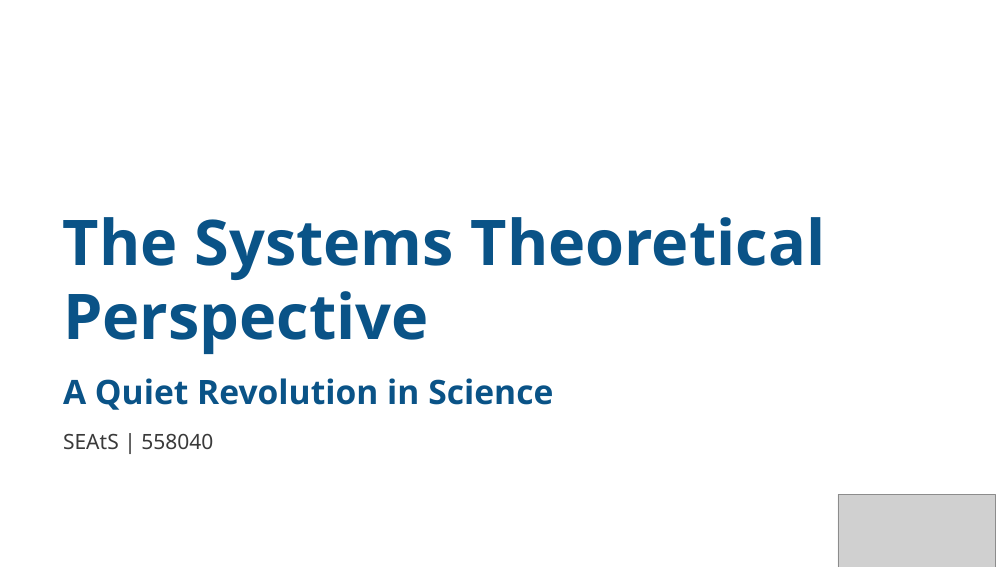
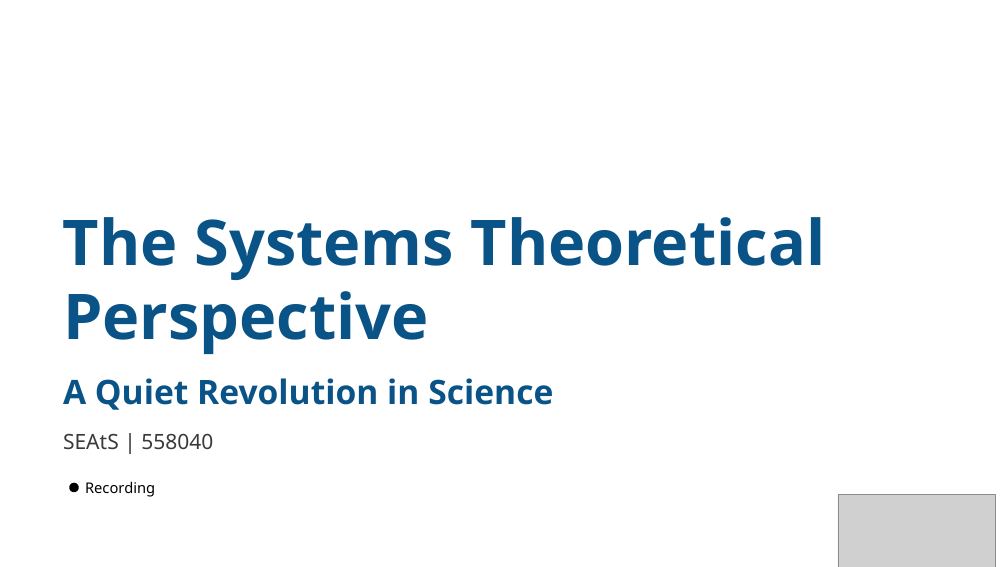
Before and after one commit to Dr-AlHashimy/Module_AICE2005_2627, a slide deck: slide 1 of html/COMP-_L1.3_Lecture.pptx. Drawn at 1008x567 pixels with LibreOffice and Linux fonts; fonts in the diff are those of the drawing; grey boxes stand for pictures. Boxes give left, top, right and bottom in pixels: in the first picture for what was removed or moved away, otherwise in the second. Text is boxed around its words. In the diff, an @@ line names an element or a change of style, - is before the commit and + after.

```diff
--- a/html/COMP-_L1.3_Lecture.pptx
+++ b/html/COMP-_L1.3_Lecture.pptx
@@ freeform shape added at [70,483,79,493], fill #000000 @@
@@ text added at [85,481,155,497], 14 pt, text #000000 @@
+Recording
```
Also in this commit, not shown: 2 other files.
